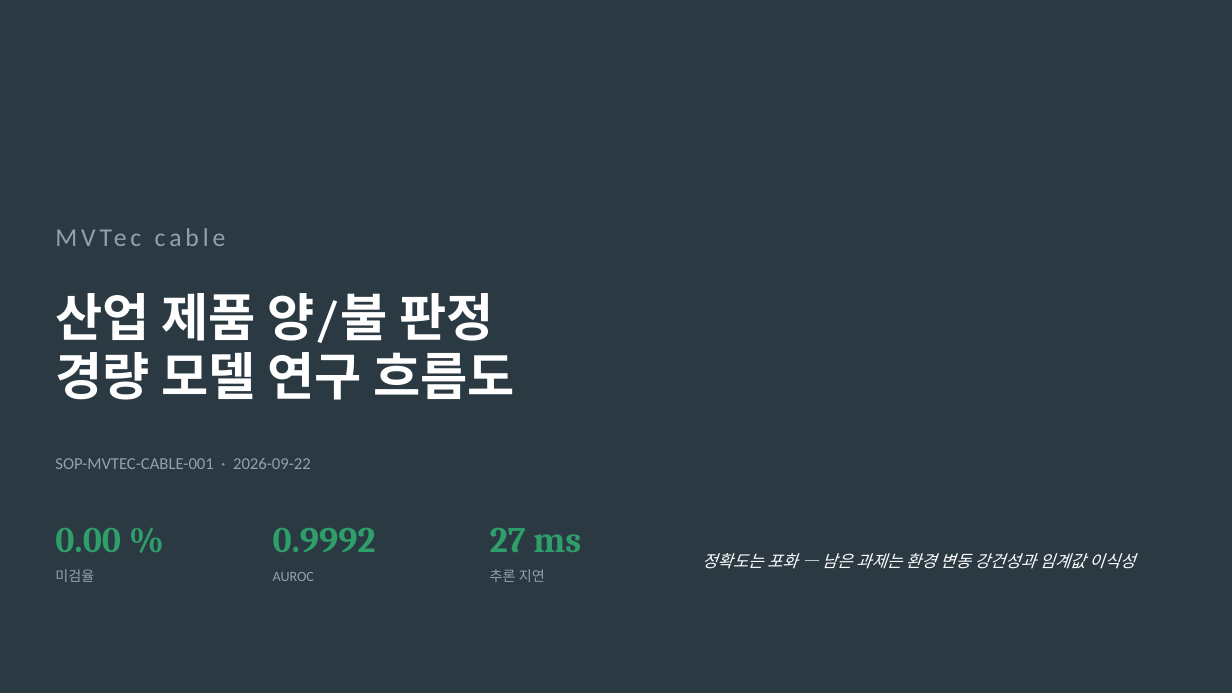
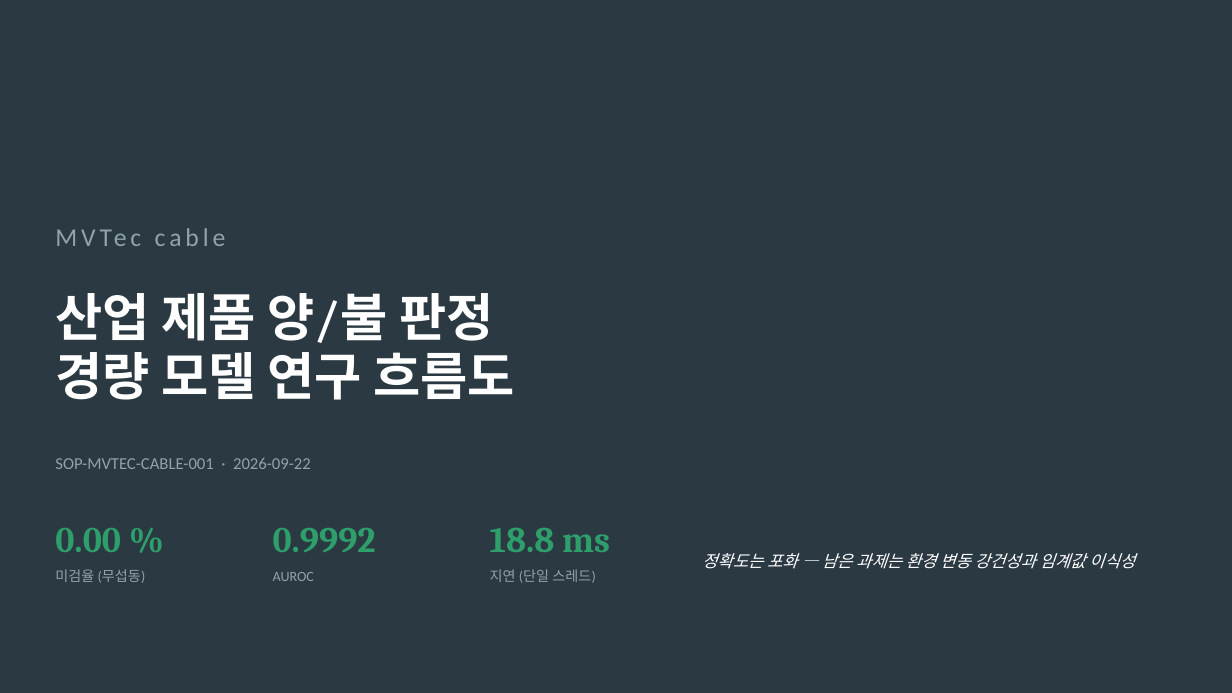
Before and after one commit to hhjun321/mvtec_defect, a slide deck: slide 1 of docs/연구_흐름도.pptx. Drawn at 1232x693 pixels with LibreOffice and Linux fonts; fonts in the diff are those of the drawing. Boxes give left, top, right and bottom in pixels: in the first picture for what was removed or moved away, otherwise in the second. Text is boxed around its words. In the diff, an @@ line names an element or a change of style, - is before the commit and + after.

```diff
--- a/docs/연구_흐름도.pptx
+++ b/docs/연구_흐름도.pptx
@@ text at <box>490,528,610,552</box>: text changed @@
-27 ms
+18.8 ms
@@ text at <box>55,569,146,583</box>: text changed @@
-미검율
+미검율 (무섭동)
@@ text at <box>490,569,595,583</box>: text changed @@
-추론 지연
+지연 (단일 스레드)
```
Also in this commit, not shown: 3 other slides changed, 35 other files.
